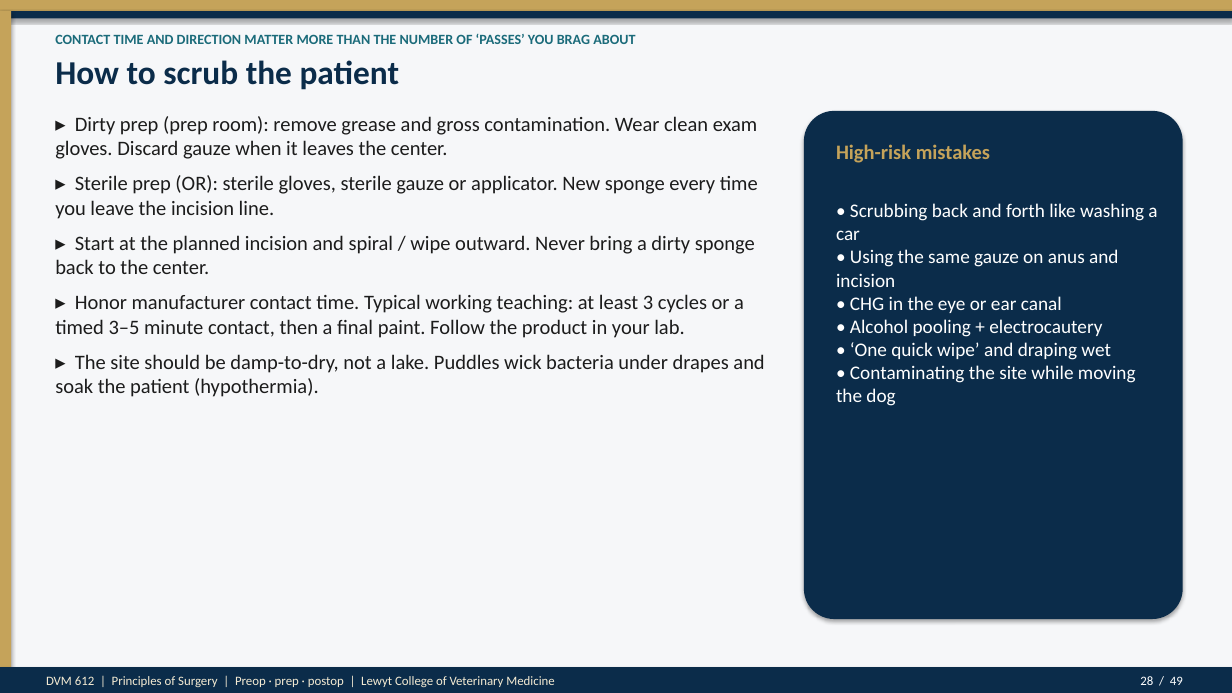
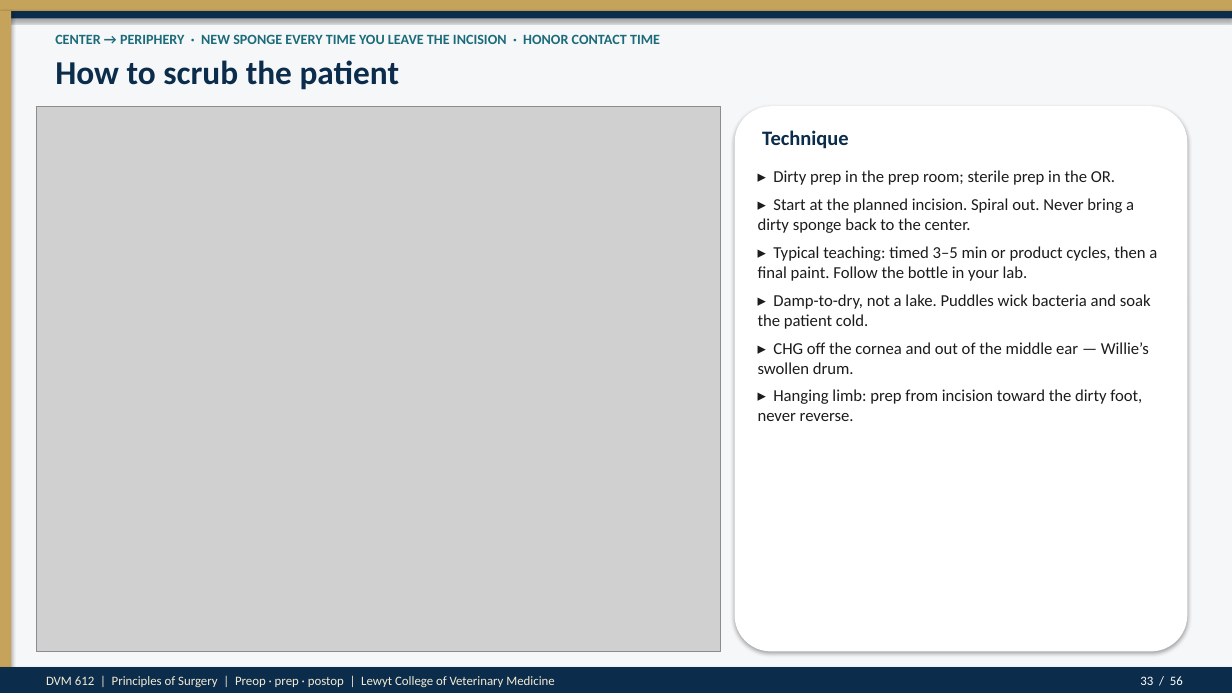
Before and after one commit to drkimvet/happycare, a slide deck: slide 33 of lectures/DVM-612_Week4_Preop_PatientPrep_Postop.pptx (slide 28 before the commit). Drawn at 1232x693 pixels with LibreOffice and Linux fonts; fonts in the diff are those of the drawing; grey boxes stand for pictures. Boxes give left, top, right and bottom in pixels: in the first picture for what was removed or moved away, otherwise in the second. Text is boxed around its words. In the diff, an @@ line names an element or a change of style, - is before the commit and + after.

```diff
--- a/lectures/DVM-612_Week4_Preop_PatientPrep_Postop.pptx
+++ b/lectures/DVM-612_Week4_Preop_PatientPrep_Postop.pptx
@@ text at <box>55,34,660,44</box>: text changed @@
-CONTACT TIME AND DIRECTION MATTER MORE THAN THE NUMBER OF ‘PASSES’ YOU BRAG ABOUT
+CENTER → PERIPHERY · NEW SPONGE EVERY TIME YOU LEAVE THE INCISION · HONOR CONTACT TIME
@@ picture added at <box>37,106,721,652</box> @@
@@ text removed at <box>55,116,764,397</box> @@
-▸ Dirty prep (prep room): remove grease and gross contamination. Wear clean exam gloves. Discard gauze when it leaves the center.
-▸ Sterile prep (OR): sterile gloves, sterile gauze or applicator. New sponge every time you leave the incision line.
-▸ Start at the planned incision and spiral / wipe outward. Never bring a dirty sponge back to the center.
-▸ Honor manufacturer contact time. Typical working teaching: at least 3 cycles or a timed 3–5 minute contact, then a final paint. Follow the product in your lab.
-▸ The site should be damp-to-dry, not a lake. Puddles wick bacteria under drapes and soak the patient (hypothermia).
@@ rounded rectangle: place and size @@
-rounded rectangle at <box>804,111,1183,619</box>
+rounded rectangle at <box>735,106,1188,652</box>
@@ rounded rectangle at <box>735,106,1188,652</box>: fill #0B2C4A to #FFFFFF @@
@@ text at <box>762,130,848,149</box>: text changed; text colour #C5A35A to #0B2C4A @@
-High-risk mistakes
+Technique
@@ text at <box>758,170,1157,421</box>: text changed; size 15 to 13 pt; text colour #FFFFFF to #1C1C1C @@
-• Scrubbing back and forth like washing a car
-• Using the same gauze on anus and incision
-• CHG in the eye or ear canal
-• Alcohol pooling + electrocautery
-• ‘One quick wipe’ and draping wet
-• Contaminating the site while moving the dog
+▸ Dirty prep in the prep room; sterile prep in the OR.
+▸ Start at the planned incision. Spiral out. Never bring a dirty sponge back to the center.
+▸ Typical teaching: timed 3–5 min or product cycles, then a final paint. Follow the bottle in your lab.
+▸ Damp-to-dry, not a lake. Puddles wick bacteria and soak the patient cold.
+▸ CHG off the cornea and out of the middle ear — Willie’s swollen drum.
+▸ Hanging limb: prep from incision toward the dirty foot, never reverse.
@@ text at <box>1140,676,1183,685</box>: text changed @@
-28 / 49
+33 / 56
```
Also in this commit, not shown: 47 other slides changed, 8 slides added, 1 slide removed, 16 other files.
